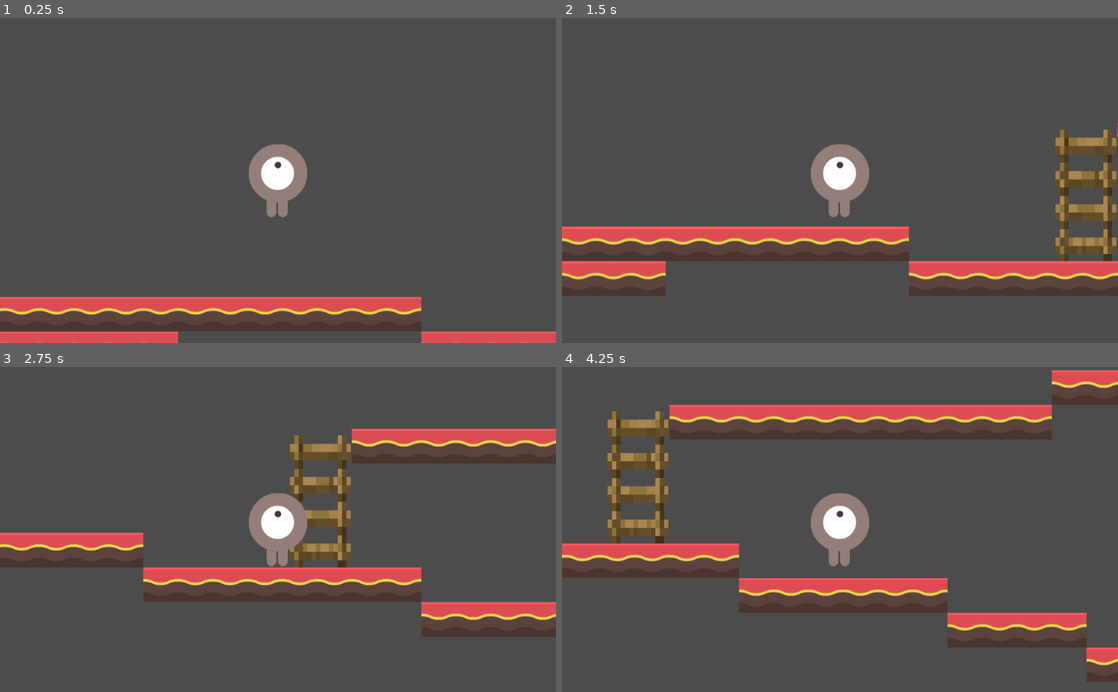
Above: before the commit, frames 1-4 (two rows, left to right).
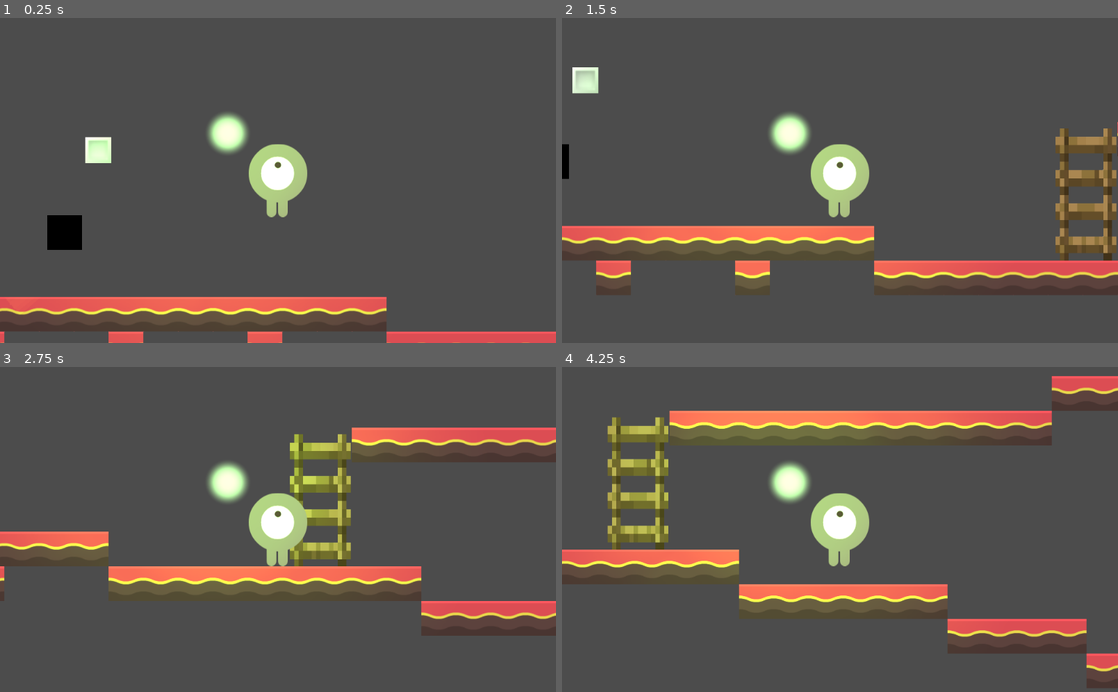
Above: after the commit, the same moments.

Repository: ToaJannox/GameDsgn2019
Game: Godot game, scene res://Node2D.tscn
The game is run twice, just before and just after one commit, with the same random seed, the same clock (stepped at 60 frames per second) and the same inputs.
Inputs:
- Up to frame 1 (0.25 s): no input
- Up to frame 2 (1.5 s): hold Right (ui_right) from 0.53 s (still down); tap Up (ui_up) at 0.77 s
- Up to frame 3 (2.75 s): tap Up (ui_up) at 1.52 s; release Right (ui_right) at 2.03 s; hold Left (ui_left) from 2.03 s (still down)
- Up to frame 4 (4.25 s): release Left (ui_left) at 2.78 s; hold Right (ui_right) from 2.78 s (still down); tap Up (ui_up) at 3.02, 3.77 s

The runs differ from the first frame. In frame 1, 5.7% of the frame differs, in the area x 0-76%, y 29-100%; in frame 2, 9.5%; in frame 3, 11%; in frame 4, 22%, in the area x 0-100%, y 0-99%.

Commit message:
début echelles, pet et lumieres

Diff:
--- a/Godot_Game_Design_2019/Node2D.tscn
+++ b/Godot_Game_Design_2019/Node2D.tscn
@@ -1,11 +1,16 @@
-[gd_scene load_steps=12 format=2]
+[gd_scene load_steps=20 format=2]
 
-[ext_resource path="res://Ladder.gd" type="Script" id=1]
-[ext_resource path="res://ladder.png" type="Texture" id=2]
-[ext_resource path="res://tilesheet.png" type="Texture" id=3]
-[ext_resource path="res://Player.gd" type="Script" id=4]
-[ext_resource path="res://playerGrey_up1.png" type="Texture" id=5]
-[ext_resource path="res://playerGrey_up2.png" type="Texture" id=6]
+[ext_resource path="res://Scripts/Ladder.gd" type="Script" id=1]
+[ext_resource path="res://ressources/Decor/ladder.png" type="Texture" id=2]
+[ext_resource path="res://ressources/Decor/tilesheet.png" type="Texture" id=3]
+[ext_resource path="res://Scripts/Player.gd" type="Script" id=4]
+[ext_resource path="res://ressources/Perso/playerGrey_up2.png" type="Texture" id=5]
+[ext_resource path="res://ressources/Perso/playerGrey_up1.png" type="Texture" id=6]
+[ext_resource path="res://ressources/Light/light.png" type="Texture" id=7]
+[ext_resource path="res://ressources/Light/spot.png" type="Texture" id=8]
+[ext_resource path="res://ressources/caster.png" type="Texture" id=9]
+[ext_resource path="res://Scripts/Pet.gd" type="Script" id=10]
+[ext_resource path="res://ressources/Perso/player.png" type="Texture" id=11]
 
 [sub_resource type="RectangleShape2D" id=1]
 extents = Vector2( 57.2085, 123.1 )
@@ -33,29 +38,45 @@
 
 [sub_resource type="SpriteFrames" id=4]
 animations = [ {
-"frames": [ ExtResource( 5 ) ],
+"frames": [ ExtResource( 5 ), ExtResource( 6 ) ],
+"loop": true,
+"name": "walk",
+"speed": 5.0
+}, {
+"frames": [ ExtResource( 6 ) ],
 "loop": false,
 "name": "static",
-"speed": 5.0
-}, {
-"frames": [ ExtResource( 6 ), ExtResource( 5 ) ],
-"loop": true,
-"name": "walk",
 "speed": 5.0
 } ]
 
 [sub_resource type="RectangleShape2D" id=5]
+extents = Vector2( 54.5151, 67.7481 )
+
+[sub_resource type="OccluderPolygon2D" id=6]
+polygon = PoolVector2Array( -15.742, 16.0601, 16.1392, 16.0601, 16.1392, -15.8212, -15.742, -15.8212 )
+
+[sub_resource type="SpriteFrames" id=7]
+animations = [ {
+"frames": [ ExtResource( 11 ) ],
+"loop": true,
+"name": "default",
+"speed": 5.0
+} ]
+
+[sub_resource type="RectangleShape2D" id=8]
+extents = Vector2( 24.2123, 24.2504 )
 
 [node name="Node2D" type="Node2D"]
 
 [node name="Ladder" type="Area2D" parent="."]
+editor/display_folded = true
 script = ExtResource( 1 )
 
 [node name="CollisionShape2D" type="CollisionShape2D" parent="Ladder"]
 position = Vector2( 1157.77, 391.057 )
 shape = SubResource( 1 )
 
-[node name="Sprite" type="Sprite" parent="Ladder"]
+[node name="LadderSprite" type="Sprite" parent="Ladder"]
 position = Vector2( 1158.17, 391.106 )
 scale = Vector2( 0.25, 0.48 )
 texture = ExtResource( 2 )
@@ -63,23 +84,60 @@
 [node name="TileMap" type="TileMap" parent="."]
 tile_set = SubResource( 3 )
 format = 1
-tile_data = PoolIntArray( 196638, 0, 0, 196639, 0, 0, 196642 …(755 unchanged characters)… 1, 0, 0, 458762, 0, 0, 458763, 0, 0, 458764, 0, 0, 458806, 0, 0, 589796, 0, 0, 589800, 0, 0, 589804, 0, 0, 589808, 0, 0, 589812, 0, 0, 589816, 0, 0, 589820, 0, 0, 524288, 0, 0, 524289, 0, 0, 524290, 0, 0, 524291, 0, 0, 524292, 0, 0, 524293, 0, 0, 524301, 0, 0, 524302, 0, 0, 5243 …(570 unchanged characters)…
+tile_data = PoolIntArray( 196638, 0, 0, 196639, 0, 0, 196642 …(755 unchanged characters)… 1, 0, 0, 458762, 0, 0, 458763, 0, 0, 458806, 0, 0, 589796, 0, 0, 589800, 0, 0, 589804, 0, 0, 589808, 0, 0, 589812, 0, 0, 589816, 0, 0, 589820, 0, 0, 524288, 0, 0, 524292, 0, 0, 524296, 0, 0, 524300, 0, 0, 524301, 0, 0, 524302, 0, 0, 5243 …(570 unchanged characters)…
 
 [node name="Player" type="KinematicBody2D" parent="."]
 editor/display_folded = true
 position = Vector2( 567.677, 183.47 )
 script = ExtResource( 4 )
 
-[node name="AnimatedSprite" type="AnimatedSprite" parent="Player"]
+[node name="PlayerSprite" type="AnimatedSprite" parent="Player"]
 frames = SubResource( 4 )
 animation = "static"
 playing = true
 
 [node name="CollisionShape2D" type="CollisionShape2D" parent="Player"]
-scale = Vector2( 5, 7 )
+position = Vector2( 0, 0.369751 )
 shape = SubResource( 5 )
 
 [node name="Camera2D" type="Camera2D" parent="Player"]
 current = true
+
+[node name="LightPlayer" type="Light2D" parent="Player"]
+editor/display_folded = true
+position = Vector2( -93.8425, -86.0754 )
+texture = ExtResource( 7 )
+color = Color( 0.239216, 0.760784, 0.0705882, 1 )
+shadow_enabled = true
+shadow_color = Color( 0, 0, 0, 1 )
+shadow_gradient_length = 1.0
+shadow_filter = 3
+shadow_filter_smooth = 25.0
+
+[node name="LightPlayerSprite" type="Sprite" parent="Player/LightPlayer"]
+modulate = Color( 1, 1, 1, 0.776471 )
+position = Vector2( 2.8407, -1.4668 )
+texture = ExtResource( 8 )
+
+[node name="Occluder" type="Sprite" parent="."]
+editor/display_folded = true
+position = Vector2( 174.612, 329.322 )
+scale = Vector2( 2, 2 )
+texture = ExtResource( 9 )
+
+[node name="LightOccluder2D" type="LightOccluder2D" parent="Occluder"]
+occluder = SubResource( 6 )
+
+[node name="Pet" type="KinematicBody2D" parent="."]
+position = Vector2( 236.274, 181.089 )
+script = ExtResource( 10 )
+
+[node name="AnimatedSprite" type="AnimatedSprite" parent="Pet"]
+scale = Vector2( 3, 3 )
+frames = SubResource( 7 )
+
+[node name="CollisionShape2D" type="CollisionShape2D" parent="Pet"]
+visible = false
+shape = SubResource( 8 )
 [connection signal="body_entered" from="Ladder" to="Ladder" method="_on_Ladder_body_entered"]
 [connection signal="body_exited" from="Ladder" to="Ladder" method="_on_Ladder_body_exited"]
--- /dev/null
+++ b/Godot_Game_Design_2019/Scripts/Pet.gd
@@ -0,0 +1,32 @@
+extends KinematicBody2D
+
+const MAX_TIME_MOVE = 0.7
+const SPEED_MOVE = 15
+
+var velocity = Vector2()
+
+var time_move = 0
+var up = false
+
+func _process(delta):
+	velocity.y = up_down(delta)
+
+	var Player = get_node("../Player")
+
+	velocity = move_and_slide(velocity, Vector2(0, -1))
+
+
+# Make the up/down constant movement
+func up_down(delta):
+	time_move += delta
+
+	if up:
+		velocity.y = SPEED_MOVE
+	else:
+		velocity.y = -SPEED_MOVE
+
+	if time_move >= MAX_TIME_MOVE:
+		up = !up
+		time_move = 0
+
+	return velocity.y
--- a/Godot_Game_Design_2019/Player.gd
+++ b/Godot_Game_Design_2019/Scripts/Player.gd
@@ -8,9 +8,9 @@
 const WALK_SPEED = 300
 const WALK_SPEED_MAX = 300
 
-const LADDER_SPEED = 500
+const LADDER_SPEED = 250
 
-const STOP_FORCE = 3000
+const STOP_FORCE = 4000
 
 const JUMP_SPEED = 500
 const MAX_JUMP_TIME = 0.3
@@ -26,33 +26,36 @@
 
 	var motion = Vector2(0, GRAVITY)
 	var stop = true
+	var static_ladder = false
 
 	var walk_left = Input.is_action_pressed("ui_left")
 	var walk_right = Input.is_action_pressed("ui_right")
 	var walk_up = Input.is_action_pressed("ui_up")
 	var walk_down = Input.is_action_just_pressed("ui_down")
 
-	# Movements in x
+	# Movements in x TODO Check why player "slide" when change left-right
 	if walk_left && !walk_right:
-		motion.x = -WALK_SPEED
-		$AnimatedSprite.animation = "walk"
+		motion.x -= WALK_SPEED
+		$PlayerSprite.animation = "walk"
 		stop = false
 	elif walk_right && !walk_left:
-		motion.x = WALK_SPEED
-		$AnimatedSprite.animation = "walk"
+		motion.x += WALK_SPEED
+		$PlayerSprite.animation = "walk"
 		stop = false
 	else:
-		$AnimatedSprite.animation = "static"
+		$PlayerSprite.animation = "static"
 
-	# On ladder TODO !
+	# On ladder --- TODO ---
 	if on_ladder == true:
 		# Climb
 		if walk_up && !walk_down:
-			motion.y = -LADDER_SPEED
+			velocity.y = -LADDER_SPEED
 		# Climb down
 		elif walk_down && !walk_up:
-			motion.y = LADDER_SPEED
+			velocity.y = LADDER_SPEED
 		else:
+			static_ladder = true
+			velocity.y = 0
 			motion.y = 0
 
 	# Is it flying ?
@@ -65,7 +68,7 @@
 	if walk_up && !on_ladder:
 		if on_air_time < MAX_JUMP_TIME and walk_up:
 			velocity.y = -JUMP_SPEED
-			$AnimatedSprite.animation = "static"
+			$PlayerSprite.animation = "static"
 
 	# Doesn't move
 	if stop:
@@ -81,6 +84,7 @@
 	# Integrate forces to velocity
 	if(abs(velocity.x) < WALK_SPEED_MAX):
 		velocity.x += motion.x * delta
+
 	velocity.y += motion.y * delta
 
 	# Move Player
Renamed: Godot_Game_Design_2019/Ladder.gd -> Godot_Game_Design_2019/Scripts/Ladder.gd
Renamed: Godot_Game_Design_2019/playerTest.gd -> Godot_Game_Design_2019/Scripts/playerTest.gd
Renamed: Godot_Game_Design_2019/ladder.png -> Godot_Game_Design_2019/ressources/Decor/ladder.png
Not shown, added: Godot_Game_Design_2019/ressources/Decor/ladder.png.import
Renamed: Godot_Game_Design_2019/tilesheet.png -> Godot_Game_Design_2019/ressources/Decor/tilesheet.png
Not shown, added: Godot_Game_Design_2019/ressources/Decor/tilesheet.png.import
Binary file added: Godot_Game_Design_2019/ressources/Light/light.png
Not shown, added: Godot_Game_Design_2019/ressources/Light/light.png.import
Binary file added: Godot_Game_Design_2019/ressources/Light/spot.png
Not shown, added: Godot_Game_Design_2019/ressources/Light/spot.png.import
Binary file added: Godot_Game_Design_2019/ressources/Perso/player.png
Not shown, added: Godot_Game_Design_2019/ressources/Perso/player.png.import
(and 6 more such lines)
